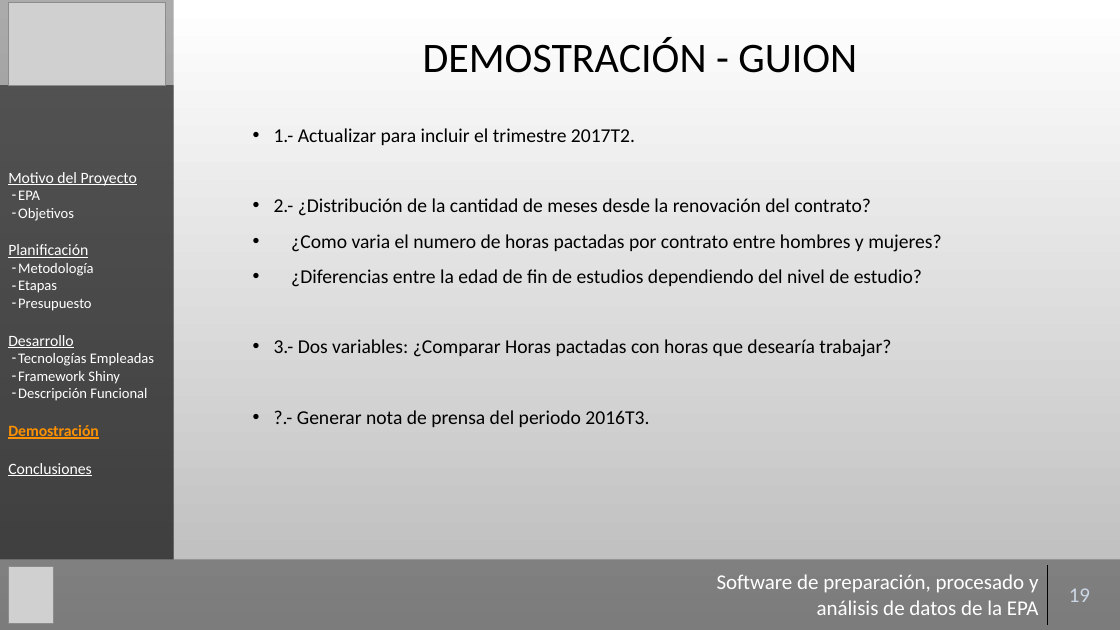
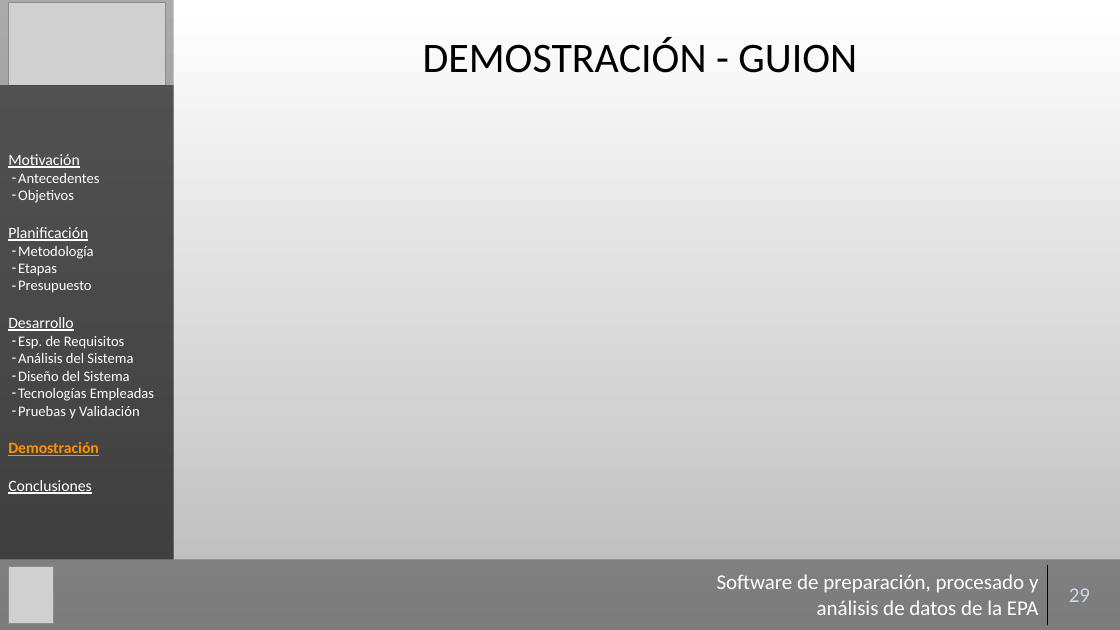
Before and after one commit to Gaulent/epa_explorer, a slide deck: slide 29 of mem/presentacion.pptx (slide 19 before the commit). Drawn at 1120x630 pixels with LibreOffice and Linux fonts; fonts in the diff are those of the drawing; grey boxes stand for pictures; background and template pictures are left out. Boxes give left, top, right and bottom in pixels: in the first picture for what was removed or moved away, otherwise in the second. Text is boxed around its words. In the diff, an @@ line names an element or a change of style, - is before the commit and + after.

```diff
--- a/mem/presentacion.pptx
+++ b/mem/presentacion.pptx
@@ text removed at bbox=[274, 128, 941, 427] @@
-• 1.- Actualizar para incluir el trimestre 2017T2.
-• 2.- ¿Distribución de la cantidad de meses desde la renovación del contrato?
-• ¿Como varia el numero de horas pactadas por contrato entre hombres y mujeres?
-• ¿Diferencias entre la edad de fin de estudios dependiendo del nivel de estudio?
-• 3.- Dos variables: ¿Comparar Horas pactadas con horas que desearía trabajar?
-• ?.- Generar nota de prensa del periodo 2016T3.
@@ text in rectangle at bbox=[8, 154, 99, 183]: text changed; size 13.5 to 12.5 pt @@
-Motivo del Proyecto
-– EPA
+Motivación
+– Antecedentes
@@ text in rectangle at bbox=[18, 336, 133, 381]: paragraphs added @@
+– Esp. de Requisitos
+– Análisis del Sistema
+– Diseño del Sistema
@@ text in rectangle at bbox=[18, 406, 140, 419]: text changed @@
-– Framework Shiny
-– Descripción Funcional
+– Pruebas y Validación
@@ table at bbox=[705, 565, 1112, 624] @@
-row 1, column 2: 19
+row 1, column 2: 29
```
Also in this commit, not shown: 29 other slides changed, 13 slides added, 3 other files.
